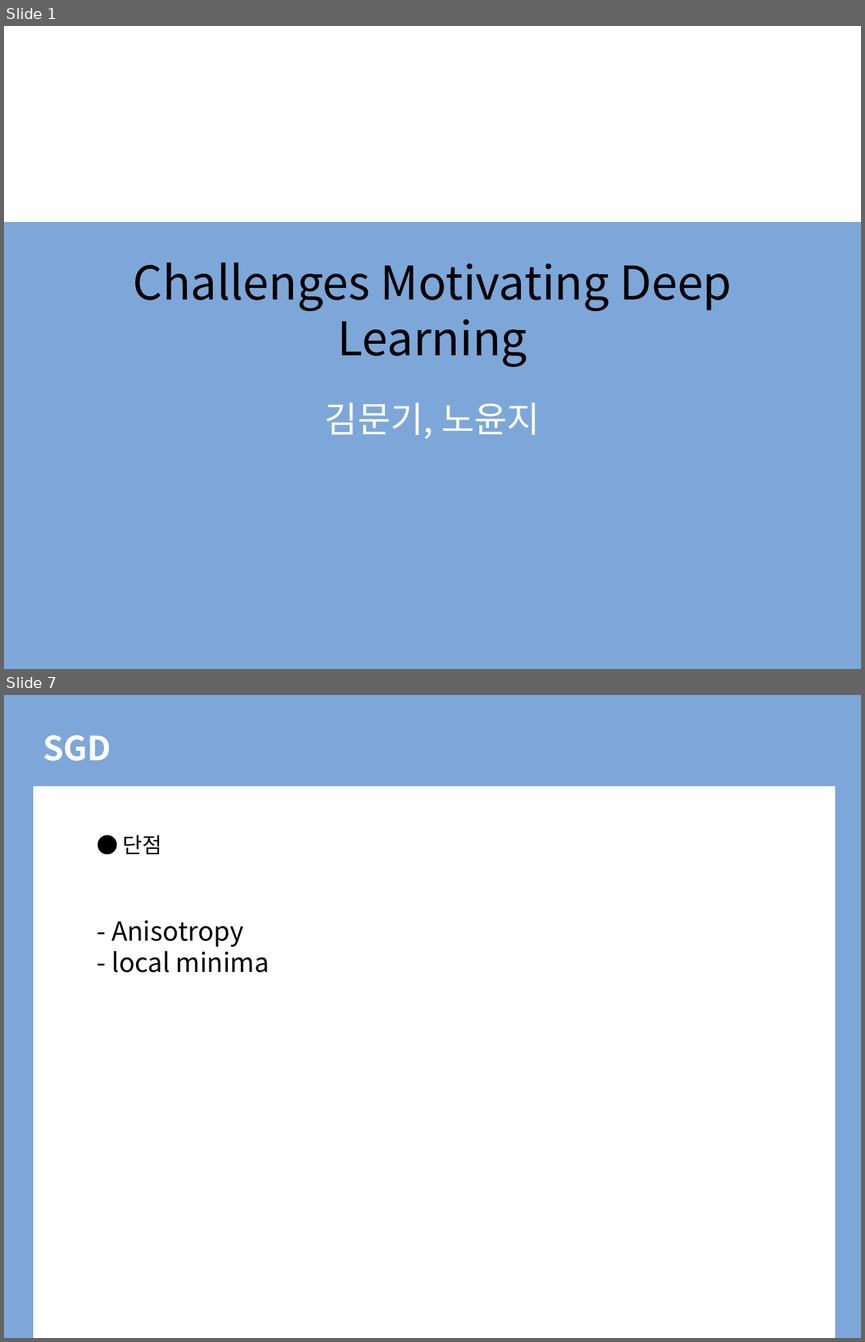
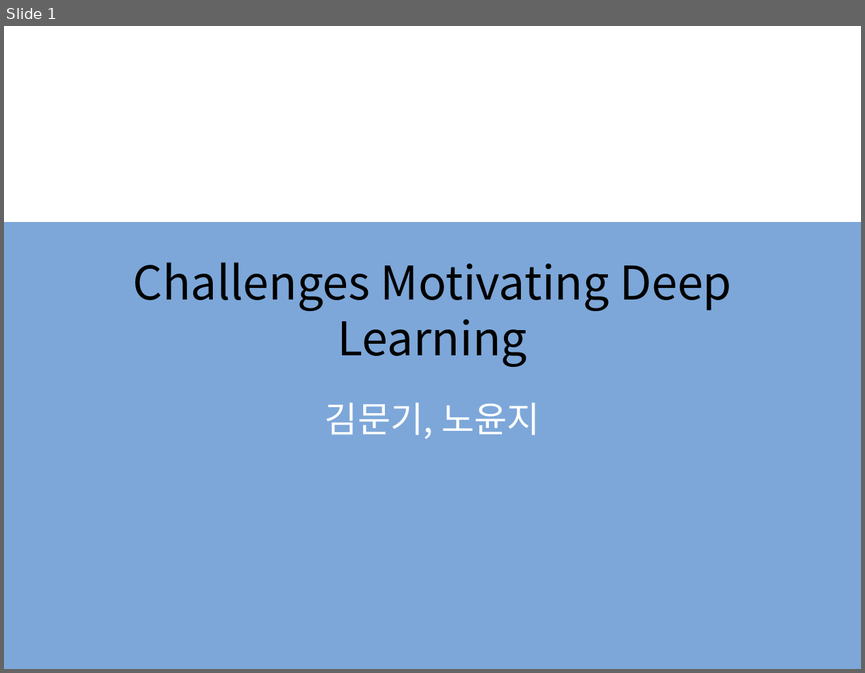
Before and after one commit to BLINK-ONCE/Storage, a slide deck: files/presentation/ppt/5.11 Challenges Motivating Deep Learning.pptx. Shown one above the other, each under a label of ours: slides 1 and 7 before the commit, slide 1 after it; the slides between them are not shown. The pictures are 865x1342 and 865x673 pixels, drawn with LibreOffice and Linux fonts; fonts in the diff are those of the drawing; background and template pictures are left out. Boxes give left, top, right and bottom in pixels: in the first picture for what was removed or moved away, otherwise in the second. Text is boxed around its words. In the diff, an @@ line names an element or a change of style, - is before the commit and + after.

```diff
--- a/files/presentation/ppt/5.11 Challenges Motivating Deep Learning.pptx
+++ b/files/presentation/ppt/5.11 Challenges Motivating Deep Learning.pptx
@@ slide 7 removed at [4,695,861,1338], background #FFFFFF @@
@@ rectangle removed at [4,695,861,1338] @@
@@ title removed at [43,735,111,761] @@
-SGD
@@ rectangle removed at [34,787,834,1338] @@
@@ text removed at [111,835,269,972] @@
-● 단점
-- Anisotropy
-- local minima
```
Also in this commit, not shown: 1 slide changed, 5 slides added, 7 other slides removed.
